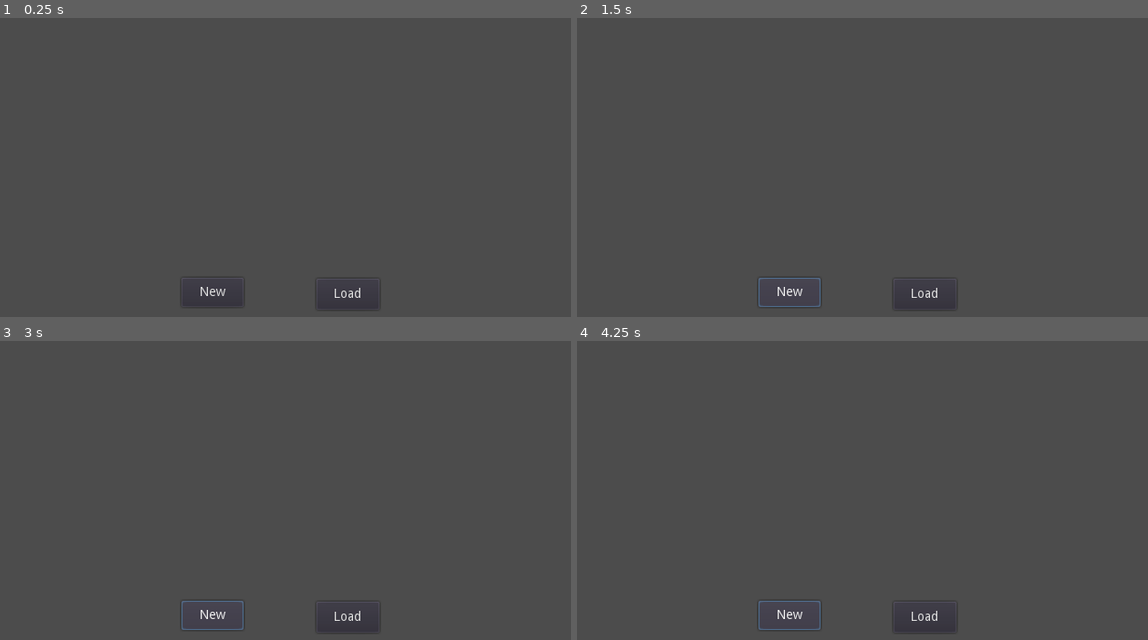
Above: before the commit, frames 1-4 (two rows, left to right).
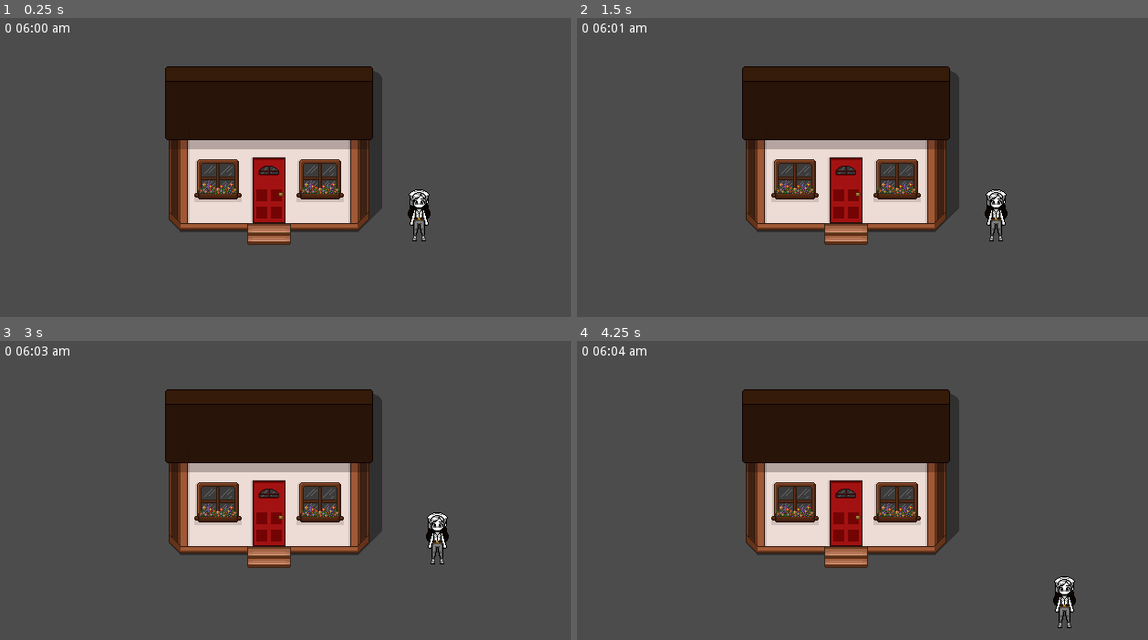
Above: after the commit, the same moments.

Repository: Bronsky91/godwood
Game: Godot game, scene res://Scenes/World.tscn
The game is run twice, just before and just after one commit, with the same random seed, the same clock (stepped at 60 frames per second) and the same inputs. Before the commit the project starts from res://Scenes/Menu.tscn.
Inputs (mouse positions are in pixels of both pictures, inside the frame that each line leads up to):
- Up to frame 1 (0.25 s): no input
- Up to frame 2 (1.5 s): click (925, 293) at 0.5 s, where only the run before the commit has a clickable "Load"; click (788, 293) at 1.25 s, where only the run before the commit has a clickable "New"
- Up to frame 3 (3 s): click (211, 616) at 2 s, where only the run before the commit has a clickable "New"; tap Enter at 2.75 s; hold D (right, bound only after the commit) from 2.78 s (still down)
- Up to frame 4 (4.25 s): release D (right, bound only after the commit) at 3.53 s; hold S (down, bound only after the commit) from 3.53 s (still down)

The runs differ from the first frame. In frame 1, 21% of the frame differs, in the area x 0-76%, y 1-98%; in frame 2, 21%; in frame 3, 21%; in frame 4, 21%, in the area x 0-88%, y 1-98%.

Commit message:
Save before zindex refactor

Diff:
--- a/Scenes/CharacterCreation.tscn
+++ b/Scenes/CharacterCreation.tscn
@@ -447,6 +447,16 @@
 margin_right = 424.65
 margin_bottom = 434.2
 text = "Turn Right"
+
+[node name="Save" type="Button" parent="."]
+margin_left = 529.999
+margin_top = 444.999
+margin_right = 570.999
+margin_bottom = 464.999
+text = "Save"
+__meta__ = {
+"_edit_use_anchors_": false
+}
 [connection signal="button_up" from="MaleButton" to="." method="_on_GenderButton_button_up" binds= [ "Male" ]]
 [connection signal="button_up" from="FemaleButton" to="." method="_on_GenderButton_button_up" binds= [ "Female" ]]
 [connection signal="button_up" from="BodyLabel/Left" to="." method="_on_Sprite_Selection_button_up" binds= [ -1, "Body" ]]
@@ -482,3 +492,4 @@
 [connection signal="button_up" from="Random" to="." method="_on_Random_button_up"]
 [connection signal="button_up" from="TurnLeft" to="." method="_on_Turn_button_up" binds= [ -1 ]]
 [connection signal="button_up" from="TurnRight" to="." method="_on_Turn_button_up" binds= [ 1 ]]
+[connection signal="button_up" from="Save" to="." method="_on_Save_button_up"]
--- a/Scenes/Farm.tscn
+++ b/Scenes/Farm.tscn
@@ -7,36 +7,44 @@
 [ext_resource path="res://Tiles/ground_tileset.tres" type="TileSet" id=5]
 [ext_resource path="res://Tiles/vegetable_tiles.tres" type="TileSet" id=6]
 
+[sub_resource type="RectangleShape2D" id=1]
+extents = Vector2( 109.176, 59.6704 )
+
 [node name="Farm" type="Node2D"]
-position = Vector2( 302.024, 96.9916 )
-
-[node name="Farmhouse_001" type="Sprite" parent="."]
-texture = ExtResource( 3 )
-
-[node name="Farmhouse_Door_001" type="Sprite" parent="Farmhouse_001"]
-position = Vector2( -1.16019, 47.5754 )
-texture = ExtResource( 2 )
-
-[node name="Farmhouse_Stairs_001" type="Sprite" parent="Farmhouse_001"]
-position = Vector2( -2.16019, 96.4745 )
-texture = ExtResource( 1 )
 
 [node name="TileSheet" type="Node2D" parent="."]
+position = Vector2( -1, 1 )
 
 [node name="GroundTiles" type="TileMap" parent="TileSheet"]
 tile_set = ExtResource( 5 )
 cell_size = Vector2( 16, 16 )
 format = 1
-tile_data = PoolIntArray( 589828, 0, 1, 589829, 0, 1, 589830, 0, 1, 655364, 0, 1, 655365, 0, 1, 655366, 0, 1, 720900, 0, 1, 720901, 0, 1, 720902, 0, 1, 786436, 0, 1, 786437, 0, 1, 786438, 0, 1 )
 
 [node name="FlowerTiles" type="TileMap" parent="TileSheet"]
+position = Vector2( -1, 0 )
 tile_set = ExtResource( 4 )
 cell_size = Vector2( 16, 16 )
 format = 1
-tile_data = PoolIntArray( 589829, 3, 0, 720901, 3, 0, 720902, 3, 0 )
 
 [node name="VegetableTiles" type="TileMap" parent="TileSheet"]
 tile_set = ExtResource( 6 )
 cell_size = Vector2( 16, 16 )
 format = 1
-tile_data = PoolIntArray( 131073, 11, 0 )
+
+[node name="StaticBody2D2" type="StaticBody2D" parent="."]
+position = Vector2( -6.1903, 46.427 )
+
+[node name="Farmhouse_001" type="Sprite" parent="StaticBody2D2"]
+position = Vector2( 3.09515, -23.2135 )
+texture = ExtResource( 3 )
+
+[node name="Farmhouse_Door_001" type="Sprite" parent="StaticBody2D2/Farmhouse_001"]
+position = Vector2( -1.16019, 47.5754 )
+texture = ExtResource( 2 )
+
+[node name="Farmhouse_Stairs_001" type="Sprite" parent="StaticBody2D2/Farmhouse_001"]
+position = Vector2( -2.16019, 96.4745 )
+texture = ExtResource( 1 )
+
+[node name="CollisionShape2D" type="CollisionShape2D" parent="StaticBody2D2"]
+shape = SubResource( 1 )
--- /dev/null
+++ b/Scenes/FarmHouse.tscn
@@ -0,0 +1,26 @@
+[gd_scene load_steps=5 format=2]
+
+[ext_resource path="res://Assets/Environment/Farmhouse_Stairs_001.png" type="Texture" id=1]
+[ext_resource path="res://Assets/Environment/Farmhouse_Door_001.png" type="Texture" id=2]
+[ext_resource path="res://Assets/Environment/Farmhouse_001.png" type="Texture" id=3]
+
+[sub_resource type="RectangleShape2D" id=1]
+extents = Vector2( 109.176, 59.6704 )
+
+[node name="StaticBody2D" type="StaticBody2D"]
+position = Vector2( -3.09515, 23.2135 )
+
+[node name="Farmhouse_001" type="Sprite" parent="."]
+position = Vector2( 3.09515, -23.2135 )
+texture = ExtResource( 3 )
+
+[node name="Farmhouse_Door_001" type="Sprite" parent="Farmhouse_001"]
+position = Vector2( -1.16019, 47.5754 )
+texture = ExtResource( 2 )
+
+[node name="Farmhouse_Stairs_001" type="Sprite" parent="Farmhouse_001"]
+position = Vector2( -2.16019, 96.4745 )
+texture = ExtResource( 1 )
+
+[node name="CollisionShape2D" type="CollisionShape2D" parent="."]
+shape = SubResource( 1 )
--- a/Scenes/Player.tscn
+++ b/Scenes/Player.tscn
@@ -1,15 +1,29 @@
-[gd_scene load_steps=3 format=2]
+[gd_scene load_steps=5 format=2]
 
-[ext_resource path="res://Resources/Shaders/PaletteShader.tres" type="Material" id=1]
+[ext_resource path="res://Scripts/Player.gd" type="Script" id=1]
 [ext_resource path="res://Scenes/PlayerSprites.tscn" type="PackedScene" id=2]
 
+[sub_resource type="CapsuleShape2D" id=1]
+radius = 10.2818
+height = 15.8526
+
+[sub_resource type="CapsuleShape2D" id=2]
+height = 34.529
+
 [node name="Player" type="KinematicBody2D"]
-material = ExtResource( 1 )
+z_index = -181
+script = ExtResource( 1 )
 
 [node name="CollisionShape2D" type="CollisionShape2D" parent="."]
+position = Vector2( 3.39619, 35.8487 )
+shape = SubResource( 1 )
 
 [node name="Area2D" type="Area2D" parent="."]
 
 [node name="CollisionShape2D" type="CollisionShape2D" parent="Area2D"]
+visible = false
+position = Vector2( 3.77355, 25.2828 )
+shape = SubResource( 2 )
 
 [node name="PlayerSprites" parent="." instance=ExtResource( 2 )]
+position = Vector2( 4.15091, 19.9998 )
--- a/Scenes/PlayerSprites.tscn
+++ b/Scenes/PlayerSprites.tscn
@@ -24,7 +24,6 @@
 [ext_resource path="res://Resources/Animations/idle_left.tres" type="Animation" id=22]
 [ext_resource path="res://Resources/Animations/idle_right.tres" type="Animation" id=23]
 
-
 [sub_resource type="ShaderMaterial" id=1]
 shader = ExtResource( 2 )
 
--- a/Scenes/World.tscn
+++ b/Scenes/World.tscn
@@ -1,23 +1,33 @@
-[gd_scene load_steps=4 format=2]
+[gd_scene load_steps=5 format=2]
 
 [ext_resource path="res://Scripts/World.gd" type="Script" id=1]
 [ext_resource path="res://Scripts/Clock.gd" type="Script" id=2]
 [ext_resource path="res://Scenes/Farm.tscn" type="PackedScene" id=3]
+[ext_resource path="res://Scenes/Player.tscn" type="PackedScene" id=4]
 
 [node name="World" type="Node2D"]
 script = ExtResource( 1 )
+
+[node name="Label" type="Label" parent="."]
+margin_left = 19.0
+margin_top = 19.0
+margin_right = 132.0
+margin_bottom = 55.0
+__meta__ = {
+"_edit_use_anchors_": false
+}
 
 [node name="Clock" type="Timer" parent="."]
 wait_time = 0.01
 autostart = true
 script = ExtResource( 2 )
 
-[node name="Label" type="Label" parent="."]
-margin_left = 19.0
-margin_top = 19.0
-margin_right = 132.0
-margin_bottom = 55.0
+[node name="YSort" type="YSort" parent="."]
 
-[node name="Farm" parent="." instance=ExtResource( 3 )]
-position = Vector2( 314.738, 133.685 )
+[node name="Farm" parent="YSort" instance=ExtResource( 3 )]
+position = Vector2( 313.881, 133.685 )
+
+[node name="Player" parent="YSort" instance=ExtResource( 4 )]
+position = Vector2( 470.253, 206.693 )
+z_index = -180
 [connection signal="timeout" from="Clock" to="Clock" method="_on_Clock_timeout"]
--- a/Scripts/CharacterCreation.gd
+++ b/Scripts/CharacterCreation.gd
@@ -165,3 +165,8 @@
 		new_color = 1
 	for sprite in palette_sprite_dict[palette_sprite]:
 		set_sprite_color(palette_sprite, sprite, str(new_color).pad_zeros(3))
+
+
+func _on_Save_button_up():
+	pass
+	# Saves Character state in new slot
--- /dev/null
+++ b/Scripts/Player.gd
@@ -0,0 +1,25 @@
+extends KinematicBody2D
+
+export (int) var speed = 100
+
+var velocity = Vector2()
+
+
+func _ready():
+	pass # Replace with function body.
+
+func get_input():
+	velocity = Vector2()
+	if Input.is_action_pressed('right'):
+		velocity.x += 1
+	if Input.is_action_pressed('left'):
+		velocity.x -= 1
+	if Input.is_action_pressed('down'):
+		velocity.y += 1
+	if Input.is_action_pressed('up'):
+		velocity.y -= 1
+	velocity = velocity.normalized() * speed
+
+func _physics_process(delta):
+	get_input()
+	velocity = move_and_slide(velocity)
--- a/Scripts/PlayerSprites.gd
+++ b/Scripts/PlayerSprites.gd
@@ -4,6 +4,7 @@
 
 func _ready():
 	z_index_library = load_json("res://Resources/JSON/z_index_player_library.json")
+	# Load character state
 
 func _process(delta):
 	pass
--- a/project.godot
+++ b/project.godot
@@ -16,7 +16,7 @@
 [application]
 
 config/name="Godwood"
-run/main_scene="res://Scenes/Menu.tscn"
+run/main_scene="res://Scenes/World.tscn"
 config/icon="res://icon.png"
 
 [autoload]
@@ -51,6 +51,38 @@
 "svg/scale": 1.0
 }
 
+[input]
+
+left={
+"deadzone": 0.5,
+"events": [ Object(InputEventKey,"resource_local_to_scene":false,"resource_name":"","device":0,"alt":false,"shift":false,"control":false,"meta":false,"command":false,"pressed":false,"scancode":65,"unicode":0,"echo":false,"script":null)
+, Object(InputEventKey,"resource_local_to_scene":false,"resource_name":"","device":0,"alt":false,"shift":false,"control":false,"meta":false,"command":false,"pressed":false,"scancode":16777231,"unicode":0,"echo":false,"script":null)
+ ]
+}
+right={
+"deadzone": 0.5,
+"events": [ Object(InputEventKey,"resource_local_to_scene":false,"resource_name":"","device":0,"alt":false,"shift":false,"control":false,"meta":false,"command":false,"pressed":false,"scancode":68,"unicode":0,"echo":false,"script":null)
+, Object(InputEventKey,"resource_local_to_scene":false,"resource_name":"","device":0,"alt":false,"shift":false,"control":false,"meta":false,"command":false,"pressed":false,"scancode":16777233,"unicode":0,"echo":false,"script":null)
+ ]
+}
+up={
+"deadzone": 0.5,
+"events": [ Object(InputEventKey,"resource_local_to_scene":false,"resource_name":"","device":0,"alt":false,"shift":false,"control":false,"meta":false,"command":false,"pressed":false,"scancode":87,"unicode":0,"echo":false,"script":null)
+, Object(InputEventKey,"resource_local_to_scene":false,"resource_name":"","device":0,"alt":false,"shift":false,"control":false,"meta":false,"command":false,"pressed":false,"scancode":16777232,"unicode":0,"echo":false,"script":null)
+ ]
+}
+down={
+"deadzone": 0.5,
+"events": [ Object(InputEventKey,"resource_local_to_scene":false,"resource_name":"","device":0,"alt":false,"shift":false,"control":false,"meta":false,"command":false,"pressed":false,"scancode":83,"unicode":0,"echo":false,"script":null)
+, Object(InputEventKey,"resource_local_to_scene":false,"resource_name":"","device":0,"alt":false,"shift":false,"control":false,"meta":false,"command":false,"pressed":false,"scancode":16777234,"unicode":0,"echo":false,"script":null)
+ ]
+}
+click={
+"deadzone": 0.5,
+"events": [ Object(InputEventMouseButton,"resource_local_to_scene":false,"resource_name":"","device":0,"alt":false,"shift":false,"control":false,"meta":false,"command":false,"button_mask":0,"position":Vector2( 0, 0 ),"global_position":Vector2( 0, 0 ),"factor":1.0,"button_index":1,"pressed":false,"doubleclick":false,"script":null)
+ ]
+}
+
 [rendering]
 
 environment/default_environment="res://default_env.tres"
Not shown: 1 places in Scenes/Farm.tscn that only renumber resources
